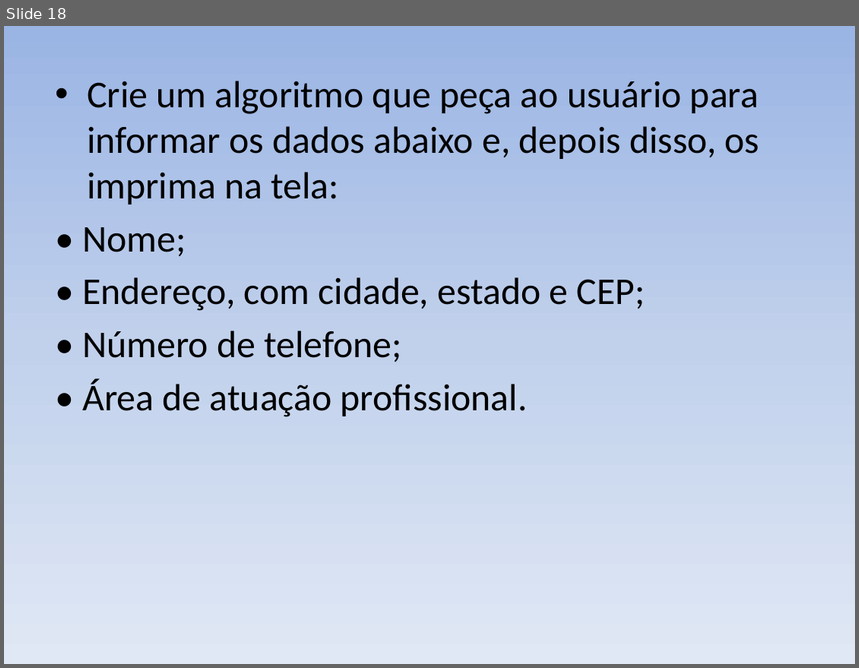
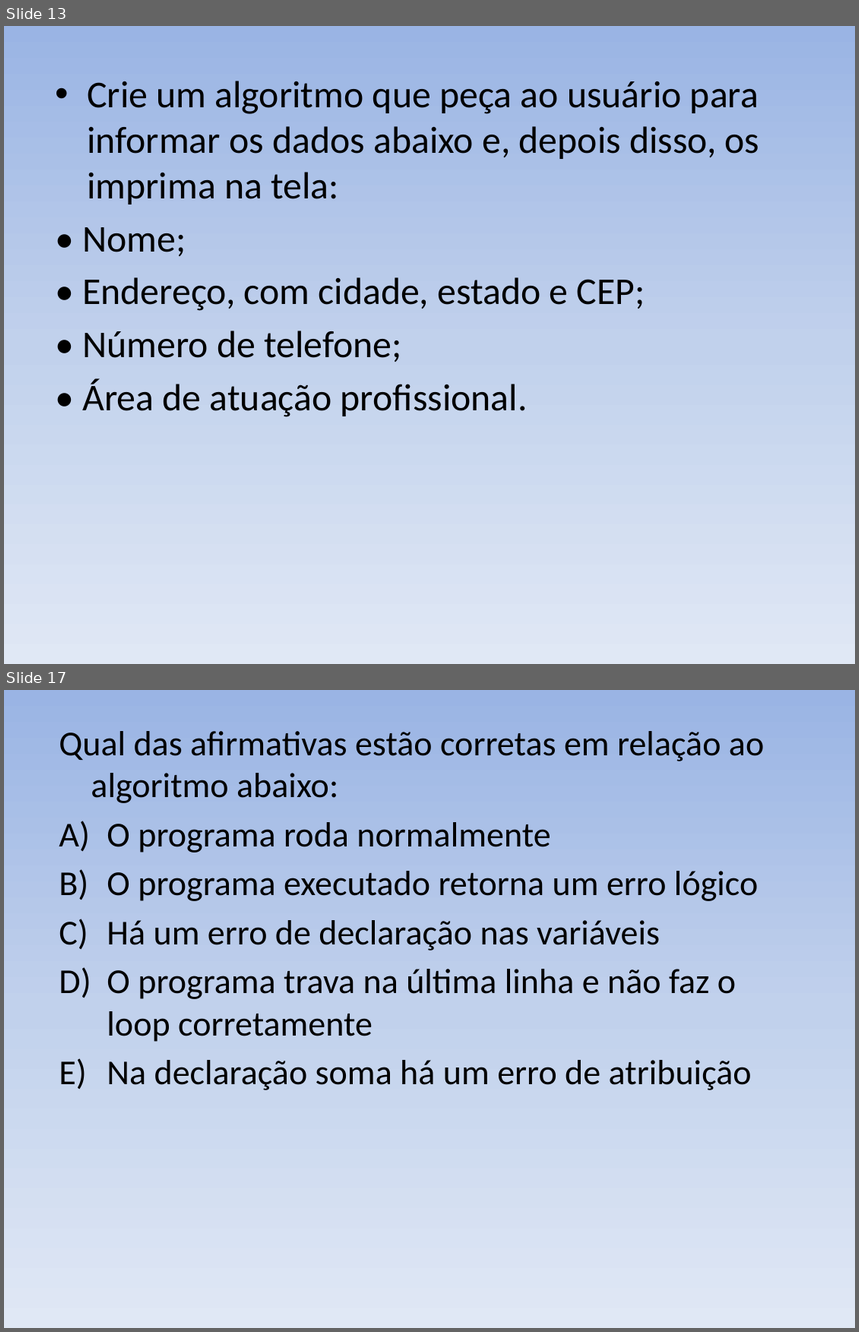
Before and after one commit to italo2403/AULA_L-GICA_PROGRAMA-O, a slide deck: EXERCÍCIOS.pptx. Shown one above the other, each under a label of ours: slide 18 before the commit, slides 13 and 17 after it; the slides between them are not shown. The pictures are 859x668 and 859x1332 pixels, drawn with LibreOffice and Linux fonts; fonts in the diff are those of the drawing. Boxes give left, top, right and bottom in pixels: in the first picture for what was removed or moved away, otherwise in the second. Text is boxed around its words. In the diff, an @@ line names an element or a change of style, - is before the commit and + after.

```diff
--- a/EXERCÍCIOS.pptx
+++ b/EXERCÍCIOS.pptx
@@ slide 17 added at box(4, 690, 855, 1328), background gradient #9AB5E4 to #C2D1ED to #E1E8F5 @@
@@ text added at box(59, 731, 764, 1091), 29.6 pt, text #000000 @@
+Qual das afirmativas estão corretas em relação ao algoritmo abaixo:
+A) O programa roda normalmente
+B) O programa executado retorna um erro lógico
+C) Há um erro de declaração nas variáveis
+D) O programa trava na última linha e não faz o loop corretamente
+E) Na declaração soma há um erro de atribuição
@@ what was slide 18 is now slide 13 @@
```
Also in this commit, not shown: 11 slides changed, 3 other slides added, 7 slides removed, 3 other files.
